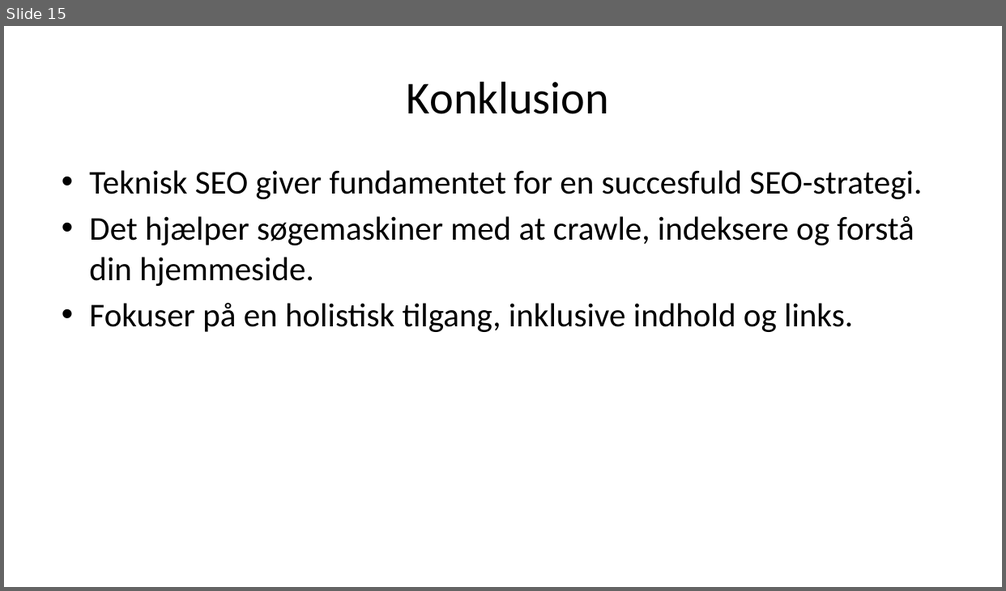
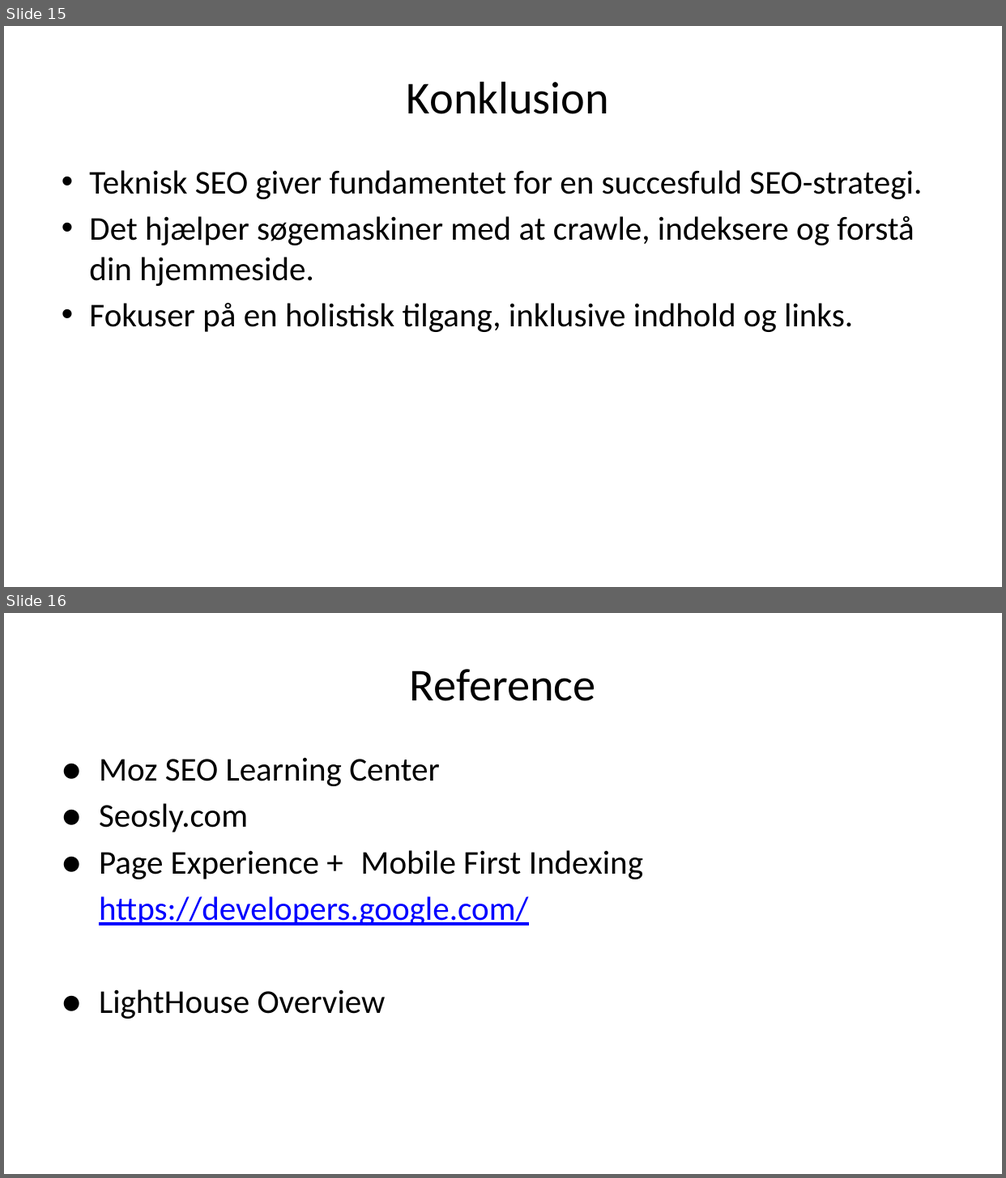
Before and after one commit to xbibogo/MMD24, a slide deck: semester2 PPT/Teknisk_SEO_Begynderguide.pptx. Shown one above the other, each under a label of ours: slide 15 before the commit, slides 15 and 16 after it. The pictures are 1006x591 and 1006x1178 pixels, drawn with LibreOffice and Linux fonts; fonts in the diff are those of the drawing. Boxes give left, top, right and bottom in pixels: in the first picture for what was removed or moved away, otherwise in the second. Text is boxed around its words. In the diff, an @@ line names an element or a change of style, - is before the commit and + after.

Commit message:
update
reference to technical seo

```diff
--- a/semester2 PPT/Teknisk_SEO_Begynderguide.pptx
+++ b/semester2 PPT/Teknisk_SEO_Begynderguide.pptx
@@ slide 16 added at [4,613,1002,1174], background #FFFFFF @@
@@ title added at [410,669,596,701], 44 pt, text #000000 @@
+Reference
@@ text added at [99,757,643,1019], 32 pt, text #000000 @@
+● Moz SEO Learning Center
+● Seosly.com
+● Page Experience + Mobile First Indexing
+https://developers.google.com/
+● LightHouse Overview
```
Also in this commit, not shown: 1 other file.
